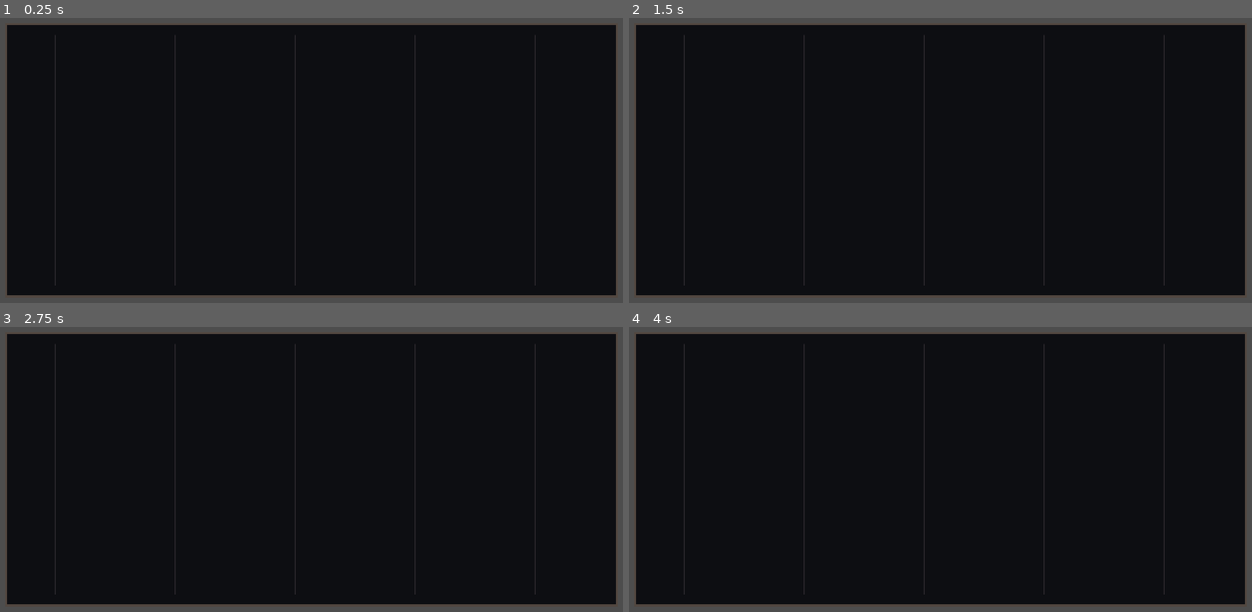
Above: before the commit, frames 1-4 (two rows, left to right).
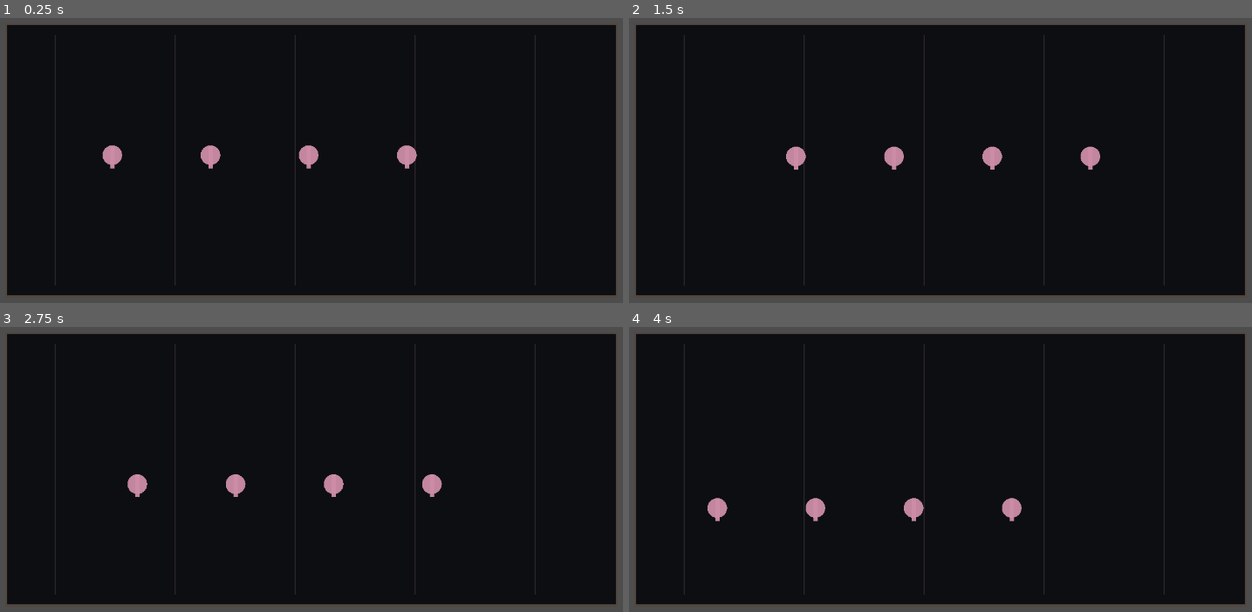
Above: after the commit, the same moments.

Repository: LeemonSun/KROLIK-Collection-Vault
Game: Godot game, scene res://main.tscn
The game is run twice, just before and just after one commit, with the same random seed, the same clock (stepped at 60 frames per second) and the same inputs.
Inputs:
- Up to frame 1 (0.25 s): no input
- Up to frame 2 (1.5 s): no input
- Up to frame 3 (2.75 s): no input
- Up to frame 4 (4 s): no input

The runs differ from the first frame. In frame 1, 0.8% of the frame differs, in the area x 16-67%, y 44-53%; in frame 2, 0.8%, in the area x 25-76%, y 44-54%; in frame 3, 0.7%; in frame 4, 0.8%.
Error before the commit: Parse Error: Could not resolve class "VaultAgentBrain", because of a parser error. (res://scripts/character_agent.gd:9)

Commit message:
fix: avoid reserved signal identifier in D4 brain

Diff:
--- a/runtime_godot/scripts/agent_brain.gd
+++ b/runtime_godot/scripts/agent_brain.gd
@@ -632,7 +632,7 @@
     if subject.is_empty():
         return false
     var config := _long_term_config()
-    var signal := clampf(valence, -1.0, 1.0)
+    var relationship_signal := clampf(valence, -1.0, 1.0)
     var weight := clampf(importance, 0.0, 1.0)
     var alpha := clampf(float(config.get("relationship_learning_rate", 0.35)) * weight, 0.0, 1.0)
     var familiarity_gain := float(config.get("familiarity_gain", 0.18)) * weight
@@ -642,7 +642,7 @@
     for entry in relationships:
         if str(entry.get("subject", "")) != subject:
             continue
-        entry["affinity"] = clampf(float(entry.get("affinity", 0.0)) * (1.0 - alpha) + signal * alpha, -1.0, 1.0)
+        entry["affinity"] = clampf(float(entry.get("affinity", 0.0)) * (1.0 - alpha) + relationship_signal * alpha, -1.0, 1.0)
         var familiarity := float(entry.get("familiarity", 0.0))
         entry["familiarity"] = clampf(familiarity + familiarity_gain * (1.0 - familiarity), 0.0, 1.0)
         entry["interactions"] = mini(1000000, int(entry.get("interactions", 0)) + 1)
@@ -651,7 +651,7 @@
         break
     if not found:
         relationships.append({
-            "subject": subject, "affinity": signal * alpha, "familiarity": clampf(familiarity_gain, 0.0, 1.0),
+            "subject": subject, "affinity": relationship_signal * alpha, "familiarity": clampf(familiarity_gain, 0.0, 1.0),
             "interactions": 1, "hours_since_contact": 0.0,
         })
     long_term_memory = _normalize_long_term_memory({"relationships": relationships, "places": normalized.get("places", [])})
@@ -662,7 +662,7 @@
     if place.is_empty():
         return false
     var config := _long_term_config()
-    var signal := clampf(preference, -1.0, 1.0)
+    var place_signal := clampf(preference, -1.0, 1.0)
     var weight := clampf(importance, 0.0, 1.0)
     var alpha := clampf(float(config.get("place_learning_rate", 0.30)) * weight, 0.0, 1.0)
     var familiarity_gain := float(config.get("familiarity_gain", 0.18)) * weight
@@ -672,7 +672,7 @@
     for entry in places:
         if str(entry.get("place", "")) != place:
             continue
-        entry["preference"] = clampf(float(entry.get("preference", 0.0)) * (1.0 - alpha) + signal * alpha, -1.0, 1.0)
+        entry["preference"] = clampf(float(entry.get("preference", 0.0)) * (1.0 - alpha) + place_signal * alpha, -1.0, 1.0)
         var familiarity := float(entry.get("familiarity", 0.0))
         entry["familiarity"] = clampf(familiarity + familiarity_gain * (1.0 - familiarity), 0.0, 1.0)
         entry["visits"] = mini(1000000, int(entry.get("visits", 0)) + 1)
@@ -681,7 +681,7 @@
         break
     if not found:
         places.append({
-            "place": place, "preference": signal * alpha, "familiarity": clampf(familiarity_gain, 0.0, 1.0),
+            "place": place, "preference": place_signal * alpha, "familiarity": clampf(familiarity_gain, 0.0, 1.0),
             "visits": 1, "hours_since_visit": 0.0,
         })
     long_term_memory = _normalize_long_term_memory({"relationships": normalized.get("relationships", []), "places": places})
